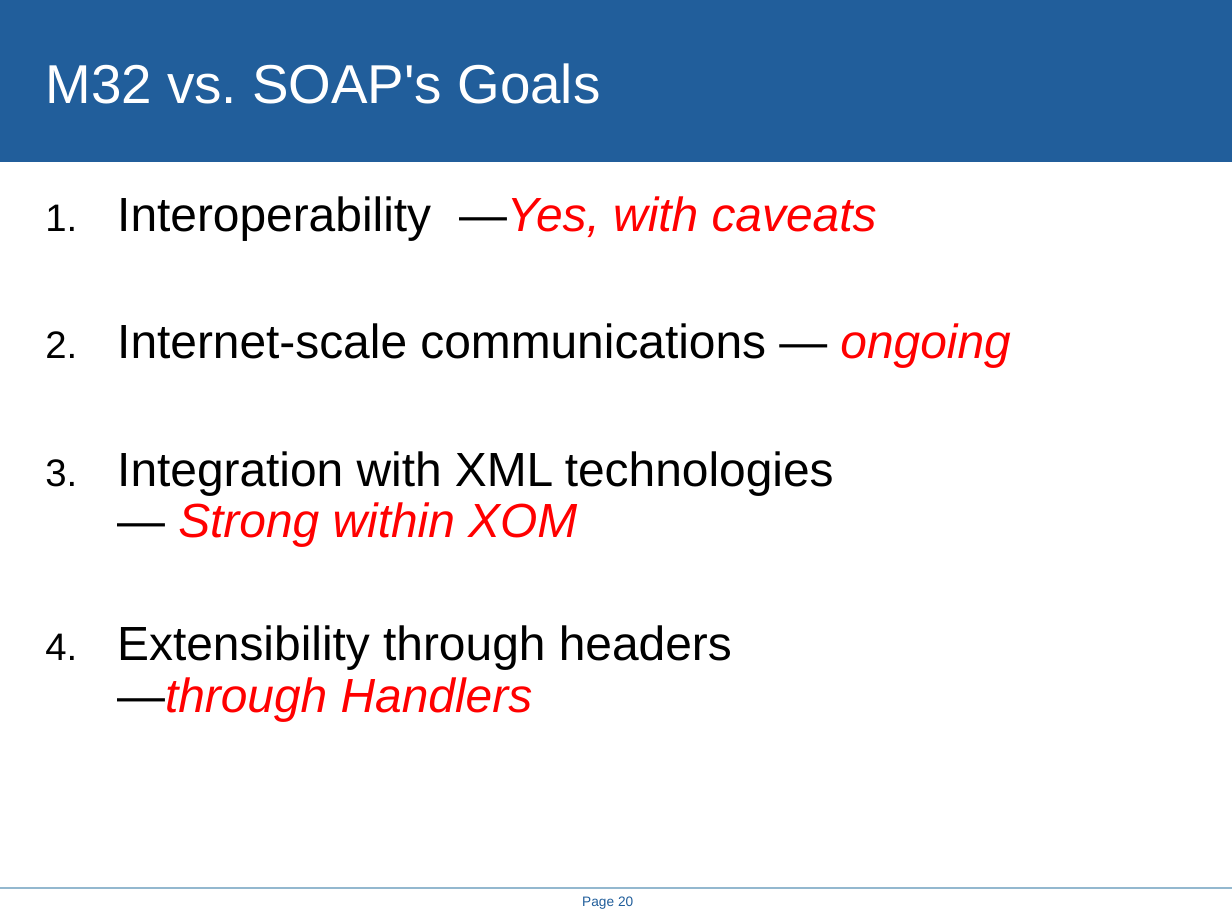
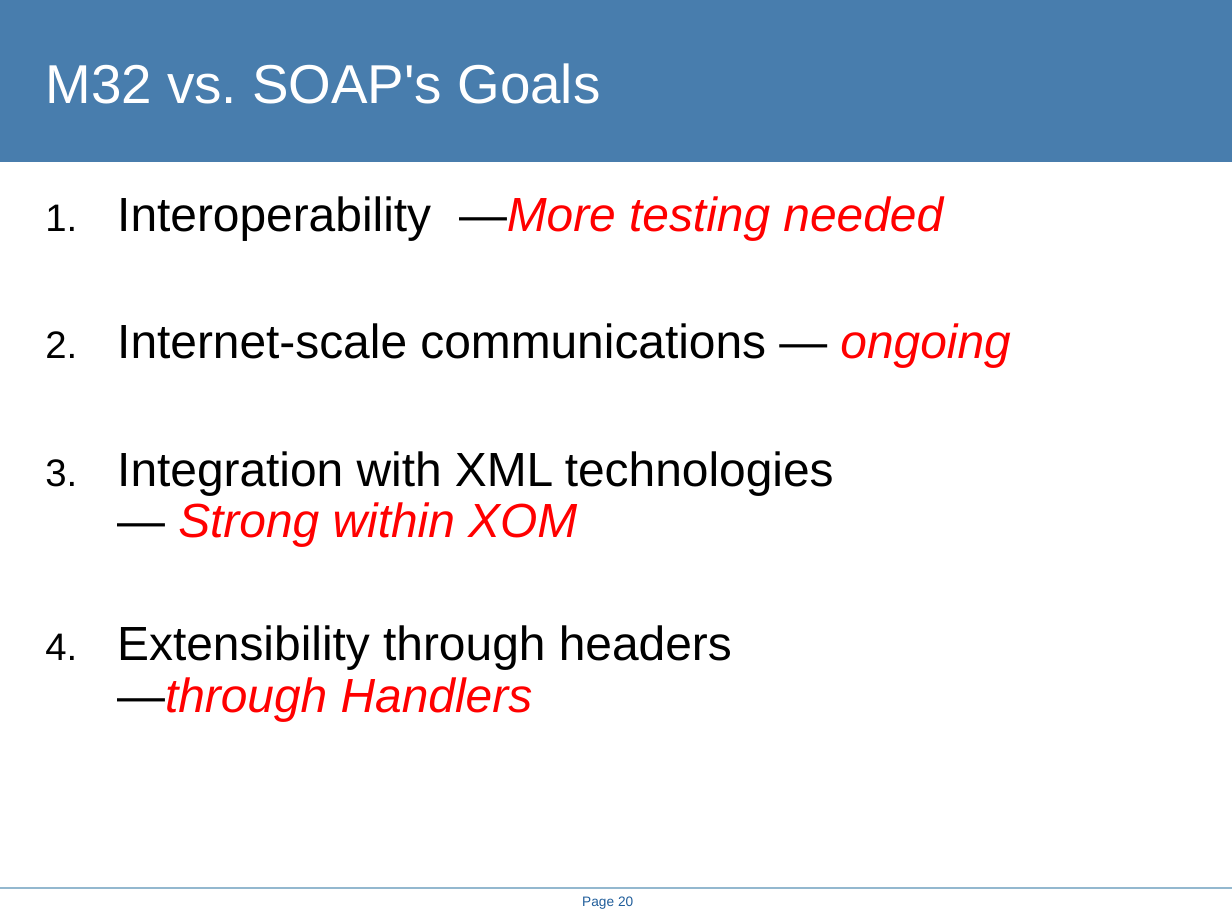
Before and after one commit to steveloughran/smartfrog, a slide deck: slide 20 of projects/alpine/doc/icws2005/rethinking_the_java_SOAP_stack.ppt. Drawn at 1232x924 pixels with LibreOffice and Linux fonts; fonts in the diff are those of the drawing; background and template pictures are left out. Boxes give left, top, right and bottom in pixels: in the first picture for what was removed or moved away, otherwise in the second. Text is boxed around its words. In the diff, an @@ line names an element or a change of style, - is before the commit and + after.

```diff
--- a/projects/alpine/doc/icws2005/rethinking_the_java_SOAP_stack.ppt
+++ b/projects/alpine/doc/icws2005/rethinking_the_java_SOAP_stack.ppt
@@ rectangle at (0,0,1232,161): fill #215E9B to #487DAD @@
@@ text at (117,196,943,240): text changed @@
-1. Interoperability —Yes, with caveats
+1. Interoperability —More testing needed
```
Also in this commit, not shown: 19 other slides changed, 17 other files.
